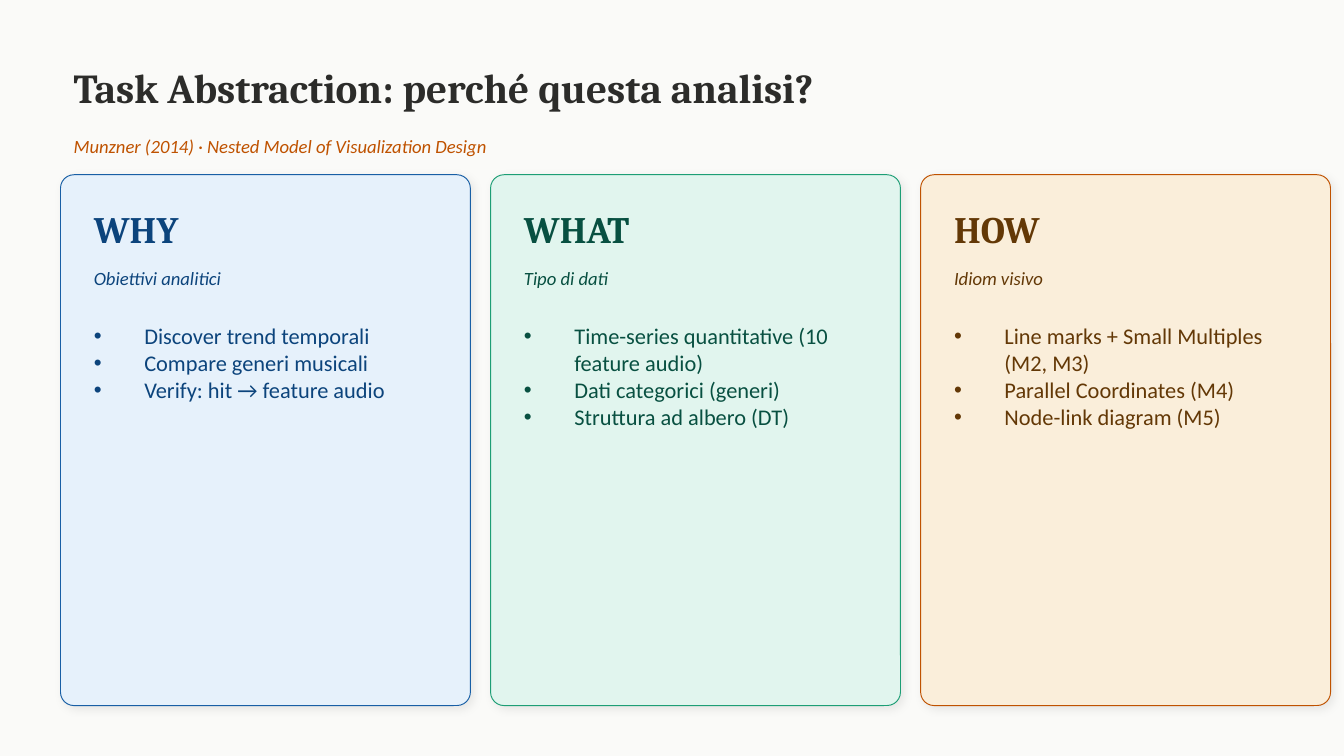
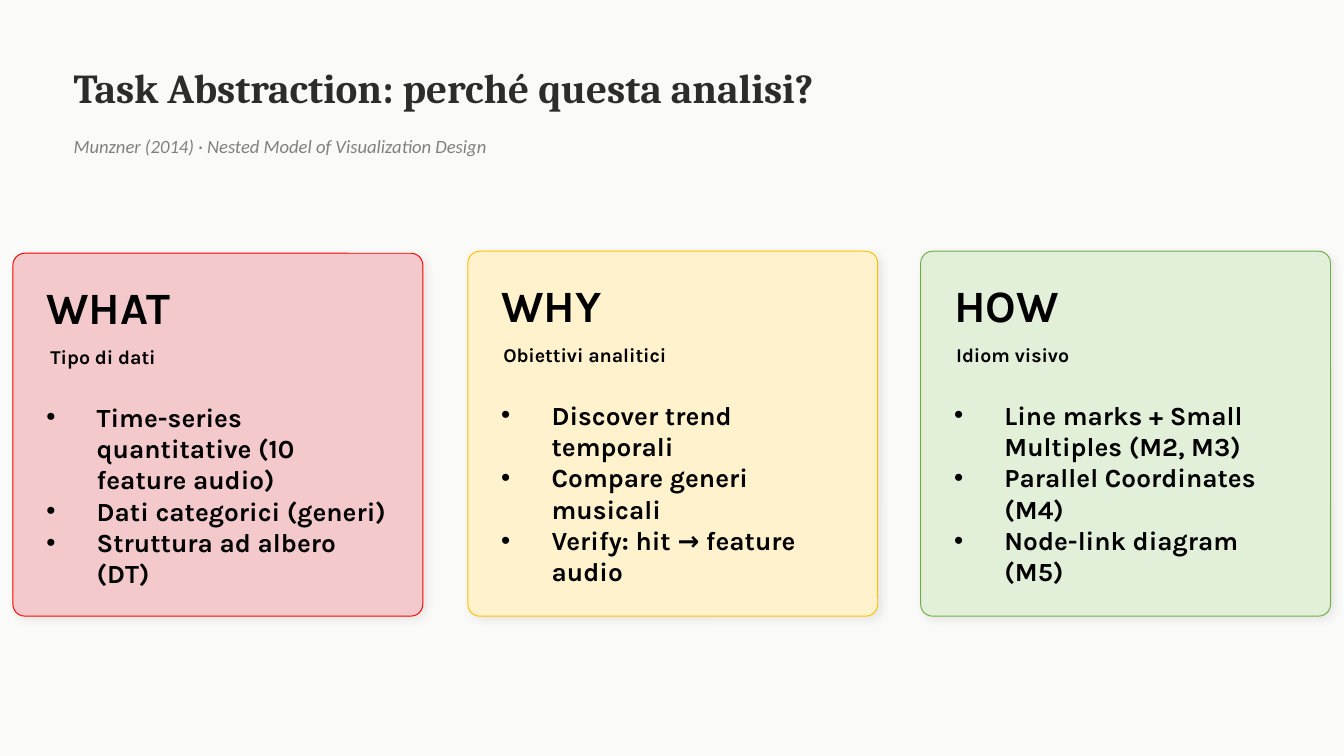
Before and after one commit to arcadiacipolla/La_Trasformazione_del_Suono_-_Scientific_Visualization, a slide deck: slide 2 of the_shape_of_music.pptx. Drawn at 1344x756 pixels with LibreOffice and Linux fonts; fonts in the diff are those of the drawing. Boxes give left, top, right and bottom in pixels: in the first picture for what was removed or moved away, otherwise in the second. Text is boxed around its words. In the diff, an @@ line names an element or a change of style, - is before the commit and + after.

```diff
--- a/the_shape_of_music.pptx
+++ b/the_shape_of_music.pptx
@@ text "Munzner (2014) · Nested Model ..." at box(74, 139, 486, 156): text colour #BF5200 to #808080 @@
@@ rounded rectangle: place and size @@
-rounded rectangle at box(491, 175, 900, 706)
+rounded rectangle at box(13, 253, 423, 616)
@@ rounded rectangle at box(13, 253, 423, 616): fill #E1F5EE to #F3C9CB; outline #1D9E75 0.5 pt to #FF0000 0.5 pt @@
@@ rounded rectangle: place and size @@
-rounded rectangle at box(60, 175, 470, 706)
+rounded rectangle at box(468, 251, 878, 617)
@@ rounded rectangle at box(468, 251, 878, 617): fill #E6F1FB to #FFF2CC; outline #185FA5 0.5 pt to #FFC000 0.5 pt @@
@@ rounded rectangle: place and size @@
-rounded rectangle at box(921, 175, 1331, 706)
+rounded rectangle at box(921, 251, 1331, 617)
@@ rounded rectangle at box(921, 251, 1331, 617): fill #FAEEDA to #E2F0D9; outline #BF5200 0.5 pt to #70AD47 0.5 pt @@
@@ text "WHAT" at box(46, 295, 170, 324): size 20 to 24 pt, font Cambria to Karla, text colour #085041 to #000000 @@
@@ text "WHY": place and size @@
-text "WHY" at box(94, 218, 179, 243)
+text "WHY" at box(501, 293, 601, 322)
@@ text "WHY" at box(501, 293, 601, 322): size 20 to 24 pt, font Cambria to Karla, text colour #0C447C to #000000 @@
@@ text "HOW": place and size @@
-text "HOW" at box(954, 217, 1040, 244)
+text "HOW" at box(954, 292, 1059, 323)
@@ text "HOW" at box(954, 292, 1059, 323): size 20 to 24 pt, font Cambria to Karla, text colour #633806 to #000000 @@
@@ text "Tipo di dati" at box(50, 350, 155, 369): size 10 to 10.5 pt, font Calibri to Karla, text colour #085041 to #000000, bold on, italic off @@
@@ text "Obiettivi analitici": place and size @@
-text "Obiettivi analitici" at box(94, 272, 221, 285)
+text "Obiettivi analitici" at box(503, 348, 666, 363)
@@ text "Obiettivi analitici" at box(503, 348, 666, 363): size 10 to 10.5 pt, font Calibri to Karla, text colour #0C447C to #000000, bold on, italic off @@
@@ text "Idiom visivo": place and size @@
-text "Idiom visivo" at box(954, 272, 1043, 285)
+text "Idiom visivo" at box(956, 348, 1069, 363)
@@ text "Idiom visivo" at box(956, 348, 1069, 363): size 10 to 10.5 pt, font Calibri to Karla, text colour #633806 to #000000, bold on, italic off @@
@@ 3 texts: place and size @@
-3 texts at box(524, 218, 827, 428)
+3 texts at box(46, 295, 386, 586)
@@ text "Time-series quantitative (10 feature audio)" at box(97, 408, 386, 586): size 12 to 14 pt, font Calibri to Karla, text colour #085041 to #000000, bold on @@
@@ text "Discover trend temporali": place and size @@
-text "Discover trend temporali" at box(144, 328, 384, 402)
+text "Discover trend temporali" at box(552, 406, 796, 582)
@@ text "Discover trend temporali" at box(552, 406, 796, 582): size 12 to 14 pt, font Calibri to Karla, text colour #0C447C to #000000, bold on @@
@@ text "Line marks + Small Multiples ...": place and size @@
-text "Line marks + Small Multiples ..." at box(1004, 328, 1262, 429)
+text "Line marks + Small Multiples ..." at box(1004, 406, 1256, 557)
@@ text "Line marks + Small Multiples ..." at box(1004, 406, 1256, 557): size 12 to 14 pt, font Calibri to Karla, text colour #633806 to #000000, bold on @@
```
Also in this commit, not shown: 1 other slide changed, 1 other file.
